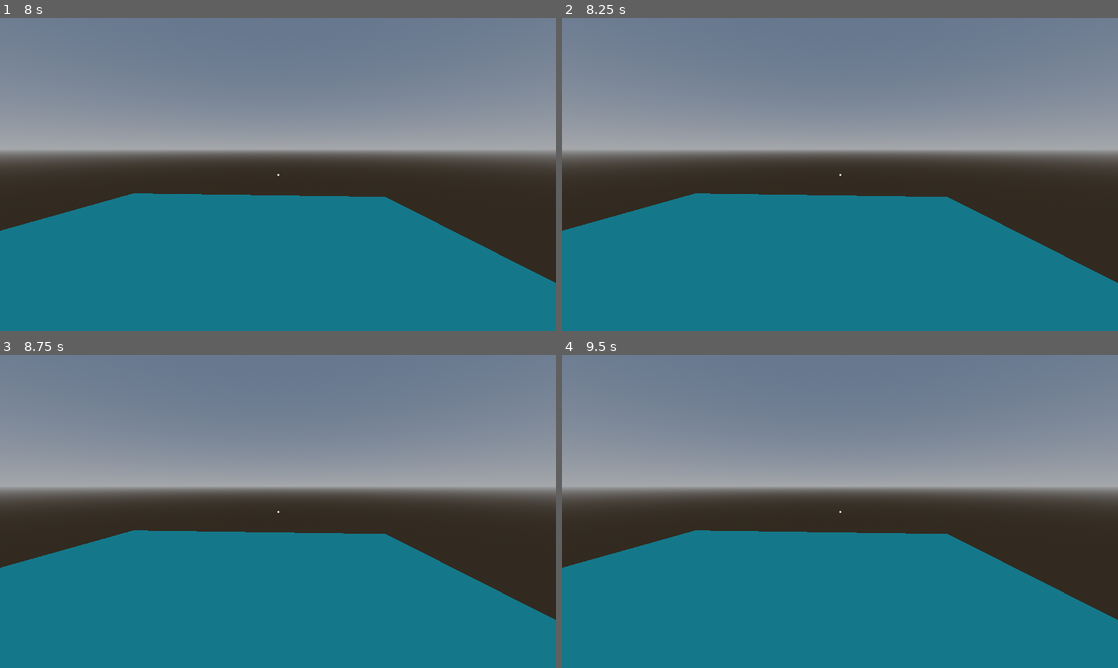
Above: before the commit, frames 1-4 (two rows, left to right).
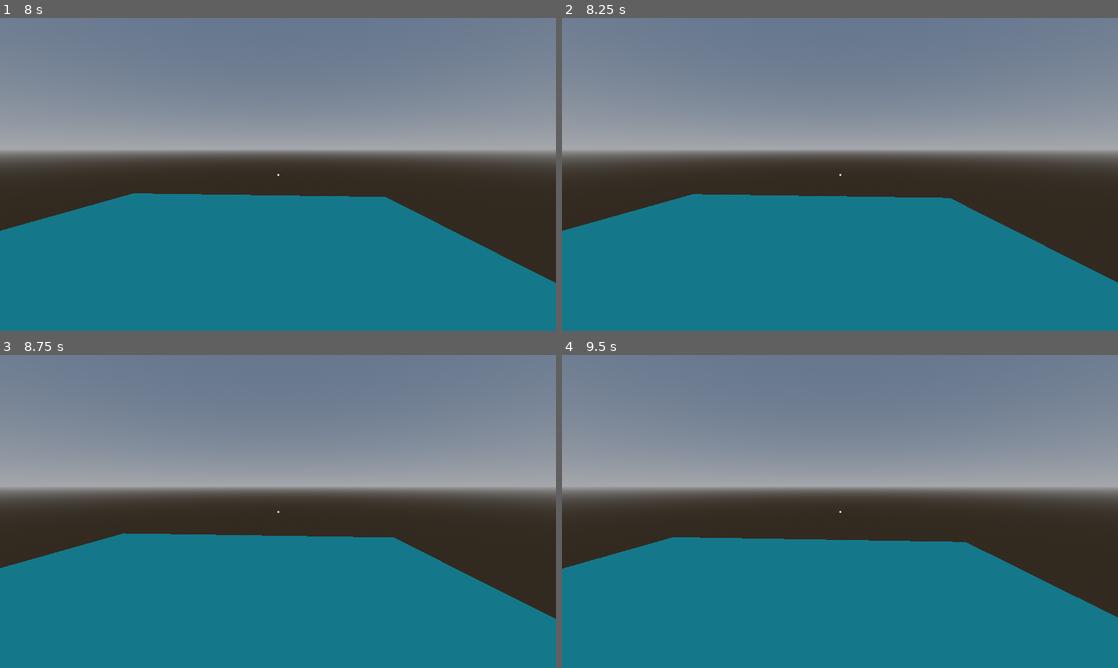
Above: after the commit, the same moments.

Repository: ShadyGitHubb/github-tutorial
Game: Godot game, scene res://scenes/logo-screen.tscn
Two runs of this game, one before a commit and one after it. Both use one fixed random seed, a clock stepped at 60 frames per second and the inputs below.
Inputs (mouse positions are in pixels of both pictures, inside the frame that each line leads up to):
- Up to frame 1 (8 s): tap Enter at 0.5, 6.5 s; hold D (move_right) 0.53-1.28 s; hold S (move_backwards) 1.28-2.03 s; hold D (move_right) 2.03-2.78 s; hold W (move_forward) 2.78-3.53 s; tap Space at 3.5 s; hold A (move_left) 3.53-5.03 s; hold S (move_backwards) 5.03-5.78 s; hold D (move_right) 5.78-6.53 s; hold W (move_forward) 6.53-7.25 s; click (261, 202) at 7.25 s
- Up to frame 2 (8.25 s): tap Space at 8 s; hold W (move_forward) from 8.03 s (still down)
- Up to frame 3 (8.75 s): keep holding W (move_forward)
- Up to frame 4 (9.5 s): keep holding W (move_forward)

Frame 1 is identical in both runs. In frame 2, 0.2% of the frame differs, in the area x 0-100%, y 56-85%; in frame 3, 0.6%; in frame 4, 1.4%.

Commit message:
Fixed animation bug for player

Diff:
--- a/thelostlegacy/the-lost-legacy/main.tscn
+++ b/thelostlegacy/the-lost-legacy/main.tscn
@@ -23,9 +23,6 @@
 
 [node name="Node3D" type="Node3D"]
 
-[node name="CharacterBody3D" parent="." instance=ExtResource("1_ig7tw")]
-transform = Transform3D(0.158561, 0, 0, 0, 0.158561, 0, 0, 0, 0.158561, 0, 1.82544, 0)
-
 [node name="CSGMesh3D" type="CSGMesh3D" parent="."]
 transform = Transform3D(17.455, 0, 0, 0, 0.0418227, 0, 0, 0, 8.17763, 0, 0, 0)
 mesh = SubResource("BoxMesh_7dm0k")
@@ -37,5 +34,8 @@
 transform = Transform3D(1, 0, 0, 0, 1, 0, 0, 0, 1, 0, -4.59414, 0)
 shape = SubResource("BoxShape3D_ig7tw")
 
+[node name="CharacterBody3D" parent="." instance=ExtResource("1_ig7tw")]
+transform = Transform3D(0.158561, 0, 0, 0, 0.158561, 0, 0, 0, 0.158561, 0, 2.61, 0)
+
 [node name="WorldEnvironment" type="WorldEnvironment" parent="."]
 environment = SubResource("Environment_0xm2m")
--- a/thelostlegacy/the-lost-legacy/scripts/player.gd
+++ b/thelostlegacy/the-lost-legacy/scripts/player.gd
@@ -5,7 +5,6 @@
 var look_up_limit = 80
 var look_down_limit = 80
 @onready var anim_player = $AnimationPlayer
-
 @onready var camera = $Camera3D
 
 var pitch = 0
@@ -25,36 +24,23 @@
 
 	var direction = Vector3()
 
-	if Input.is_action_just_pressed("move_forward"):
+	if Input.is_action_pressed("move_forward"):
 		direction -= transform.basis.z
-		if Input.is_action_just_pressed("move_forward"):
-			anim_player.play("ArmatureAction")
-		elif Input.is_action_just_released("move_forward"):
-			anim_player.stop("ArmatureAction")
-		print("forwards")
-
 	if Input.is_action_pressed("move_backwards"):
 		direction += transform.basis.z
-		if Input.is_action_just_pressed("move_backwards"):
-			anim_player.play("ArmatureAction")
-		print("backwards")
-
 	if Input.is_action_pressed("move_left"):
 		direction -= transform.basis.x
-		if Input.is_action_just_pressed("move_left"):
-			anim_player.play("ArmatureAction")
-		print("left")
-
 	if Input.is_action_pressed("move_right"):
 		direction += transform.basis.x
-		if Input.is_action_just_pressed("move_right"):
-			anim_player.play("ArmatureAction")
-		print("right")
-
-
 
 	direction = direction.normalized()
+	velocity = direction * speed
+	move_and_slide()
 
-	velocity = direction * speed
-
-	move_and_slide()
+	# --- Handle animation based on movement ---
+	if direction != Vector3.ZERO:
+		if not anim_player.is_playing():
+			anim_player.play("ArmatureAction")
+	else:
+		if anim_player.is_playing():
+			anim_player.stop()
